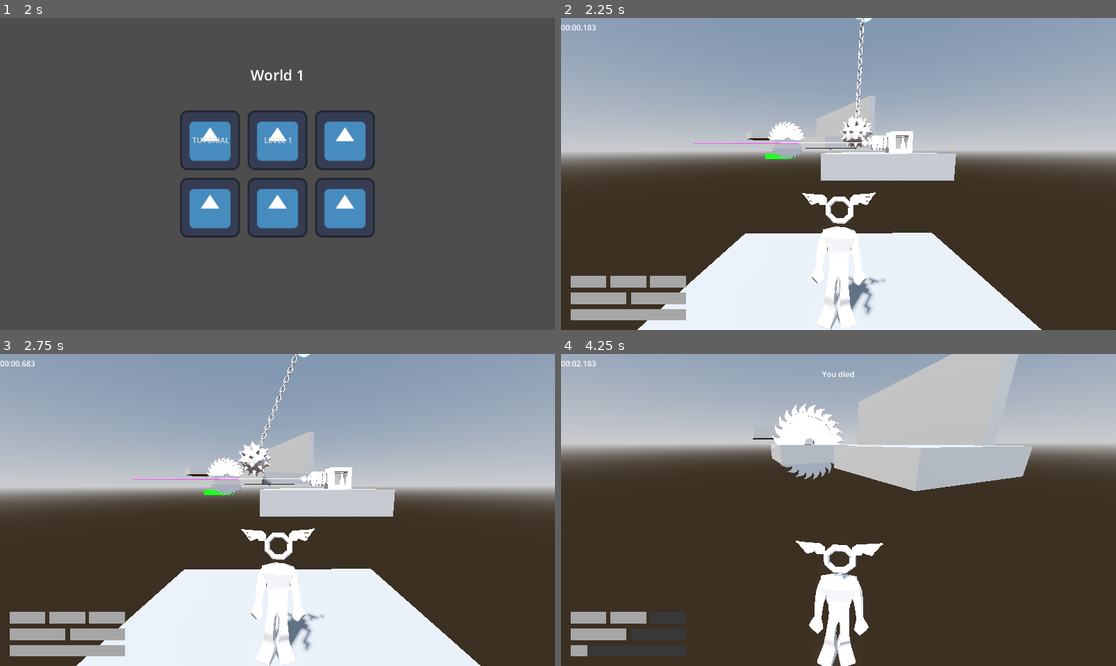
Above: before the commit, frames 1-4 (two rows, left to right).
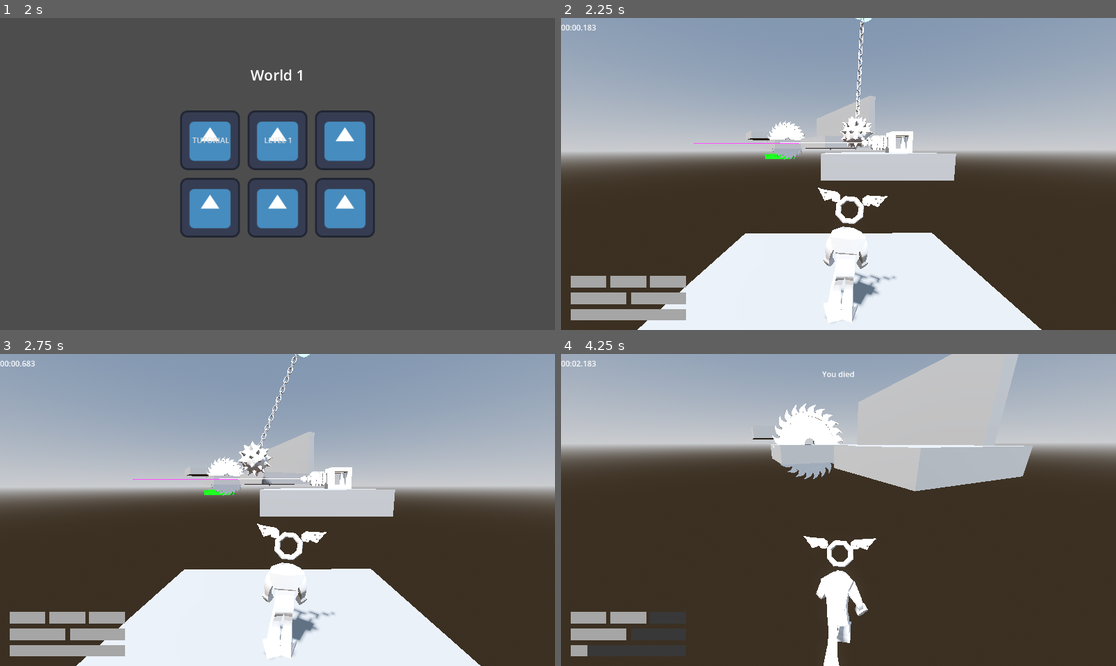
Above: after the commit, the same moments.

Repository: jpvds1/DDJD
Game: Godot game, scene res://scenes/game_controller.tscn
Two runs of this game, one before a commit and one after it. Both use one fixed random seed, a clock stepped at 60 frames per second and the inputs below. The engine's default icon, where the game draws it, is replaced by a stand-in: a white triangle on a blue panel in a dark square.
Inputs (mouse positions are in pixels of both pictures, inside the frame that each line leads up to):
- Up to frame 1 (2 s): click "Continue as Guest" at 0.5 s; click "Play" at 1.25 s
- Up to frame 2 (2.25 s): click "LEVEL 1" at 2 s
- Up to frame 3 (2.75 s): no input
- Up to frame 4 (4.25 s): move the mouse to (866, 510) at 2.77 s; hold Shift (sprint) 2.78-3.53 s; hold W (move_forwards) from 2.78 s (still down); tap Q (dash) at 2.85, 3.8 s; tap Space (jump) at 3.02, 3.77 s; move the mouse to (810, 510) at 3.52 s; tap Shift (sprint) at 3.6 s

Frame 1 is identical in both runs. In frame 2, 1.5% of the frame differs, in the area x 43-61%, y 54-100%; in frame 3, 1.5%; in frame 4, 1.8%, in the area x 42-59%, y 58-100%.

Commit message:
feat(player): trigger model animations via code

Diff:
--- a/platformer-game/scenes/player/capsule_character.tscn
+++ b/platformer-game/scenes/player/capsule_character.tscn
@@ -3,9 +3,9 @@
 [ext_resource type="Script" uid="uid://b5luiqoqvaysk" path="res://scripts/player/capsule_character.gd" id="1_5ji0x"]
 [ext_resource type="Script" uid="uid://vbnm1bywq1xw" path="res://scripts/player/stats_manager.gd" id="2_hsymh"]
 [ext_resource type="PackedScene" uid="uid://cu7ms8tx84a0l" path="res://assets/models/player/player.glb" id="2_tui4h"]
-[ext_resource type="AnimationLibrary" uid="uid://cpw380mthj1kh" path="res://assets/models/player/player_idle.glb" id="3_vaf6x"]
-[ext_resource type="AnimationLibrary" uid="uid://bj3kulxepjt6m" path="res://assets/models/player/player_run.glb" id="4_tui4h"]
+[ext_resource type="AnimationLibrary" uid="uid://c7mmexla4wmco" path="res://assets/models/player/player_idle.glb" id="3_vaf6x"]
 [ext_resource type="PackedScene" uid="uid://yixnuy1qohl7" path="res://assets/models/cosmetics/wings.glb" id="4_vaf6x"]
+[ext_resource type="AnimationLibrary" uid="uid://bmdjngcwo33tw" path="res://assets/models/player/player_sprint.glb" id="5_grw1r"]
 
 [sub_resource type="BoxShape3D" id="BoxShape3D_x7pql"]
 size = Vector3(0.81030273, 1.636039, 0.2841797)
@@ -26,7 +26,7 @@
 }
 
 [sub_resource type="Animation" id="Animation_hsymh"]
-resource_name = "dashing"
+resource_name = "dash"
 tracks/0/type = "value"
 tracks/0/imported = false
 tracks/0/enabled = true
@@ -41,7 +41,7 @@
 }
 
 [sub_resource type="Animation" id="Animation_x7pql"]
-resource_name = "sprinting"
+resource_name = "sprint"
 tracks/0/type = "value"
 tracks/0/imported = false
 tracks/0/enabled = true
@@ -56,7 +56,7 @@
 }
 
 [sub_resource type="Animation" id="Animation_vaf6x"]
-resource_name = "walking"
+resource_name = "walk"
 length = 0.001
 tracks/0/type = "value"
 tracks/0/imported = false
@@ -74,52 +74,53 @@
 [sub_resource type="AnimationLibrary" id="AnimationLibrary_vaf6x"]
 _data = {
 &"RESET": SubResource("Animation_5ji0x"),
-&"dashing": SubResource("Animation_hsymh"),
-&"sprinting": SubResource("Animation_x7pql"),
-&"walking": SubResource("Animation_vaf6x")
+&"dash": SubResource("Animation_hsymh"),
+&"sprint": SubResource("Animation_x7pql"),
+&"walk": SubResource("Animation_vaf6x")
 }
 
 [node name="CharacterBody3D" type="CharacterBody3D" unique_id=1782536310]
 script = ExtResource("1_5ji0x")
 
 [node name="Visuals" parent="." unique_id=1845075672 instance=ExtResource("2_tui4h")]
+transform = Transform3D(-1, 0, -8.742278e-08, 0, 1, 0, 8.742278e-08, 0, -1, 0, 0, 0)
 
 [node name="Skeleton3D" parent="Visuals/Armature" parent_id_path=PackedInt32Array(1845075672, 1978781392) index="0" unique_id=208187525]
-bones/0/position = Vector3(0.28413665, 1.043211, -72.668686)
-bones/0/rotation = Quaternion(-0.7164022, -0.0065697683, -0.005012034, 0.69763863)
-bones/1/rotation = Quaternion(0.008044599, -0.0010735022, -0.0009858861, 0.9999666)
-bones/2/rotation = Quaternion(0.008879403, -0.021636622, 0.0010653721, 0.999726)
-bones/3/rotation = Quaternion(0.008826754, -0.021608707, 0.0014434119, 0.9997266)
-bones/4/rotation = Quaternion(-0.023688922, 0.0073856916, -0.01263438, 0.9996123)
-bones/5/rotation = Quaternion(0.048196916, -0.014846555, 0.03154651, 0.99822915)
-bones/7/rotation = Quaternion(0.545025, 0.4271425, -0.6112303, 0.38326815)
+bones/0/position = Vector3(-8.551182, 1.1419334, -71.84393)
+bones/0/rotation = Quaternion(-0.7205917, 0.024835596, -0.0016878737, 0.69291276)
+bones/1/rotation = Quaternion(0.009369789, -0.004342946, 0.005944118, 0.999929)
+bones/2/rotation = Quaternion(0.010062981, -0.03238602, 0.015677327, 0.9993019)
+bones/3/rotation = Quaternion(0.009300081, -0.03215039, 0.01616354, 0.99930906)
+bones/4/rotation = Quaternion(-0.008335243, 0.01262092, -0.025332829, 0.9995647)
+bones/5/rotation = Quaternion(0.06090241, -0.022734977, 0.020915622, 0.99766564)
+bones/7/rotation = Quaternion(0.5668241, 0.39873832, -0.62601525, 0.35752374)
 bones/8/position = Vector3(5.8269643e-07, 12.347598, 5.5259097e-06)
-bones/8/rotation = Quaternion(0.42102507, 0.18949248, 0.14562418, 0.8749995)
-bones/9/rotation = Quaternion(-0.01782802, -7.3618256e-05, 0.2522427, 0.9674998)
-bones/11/rotation = Quaternion(0.5736821, -0.42480552, 0.55391544, 0.42849362)
-bones/12/rotation = Quaternion(0.45227867, -0.13534349, -0.1614457, 0.866638)
-bones/13/rotation = Quaternion(0.009912263, -1.482689e-05, -0.23405032, 0.97217405)
+bones/8/rotation = Quaternion(0.39248326, 0.23457661, 0.17797914, 0.87135196)
+bones/9/rotation = Quaternion(-0.018324047, -7.336728e-05, 0.2592575, 0.96563447)
+bones/11/rotation = Quaternion(0.5788464, -0.42039806, 0.55372465, 0.4261354)
+bones/12/rotation = Quaternion(0.42436072, -0.15418844, -0.17447336, 0.8750445)
+bones/13/rotation = Quaternion(0.009707158, -1.46664715e-05, -0.22920288, 0.9733303)
 bones/14/position = Vector3(-8.046627e-07, 20.167395, -2.1746382e-06)
-bones/15/rotation = Quaternion(0.039682675, 0.059003234, 0.9971156, -0.02654263)
-bones/16/rotation = Quaternion(-0.2092277, -0.07758976, -0.0007306187, 0.9747836)
-bones/17/rotation = Quaternion(0.5032476, -0.008436597, 0.00093430886, 0.8641006)
-bones/18/rotation = Quaternion(0.38848367, -0.01593852, 0.006762011, 0.921293)
-bones/20/rotation = Quaternion(-0.12320265, 0.060724493, 0.9888228, 0.057991818)
-bones/21/rotation = Quaternion(-0.17207843, 0.0320105, 0.009213135, 0.98451996)
-bones/22/rotation = Quaternion(0.45495754, 0.031836696, 0.019202895, 0.8897367)
-bones/23/rotation = Quaternion(0.38876563, 0.015793823, -0.006665527, 0.92117727)
+bones/15/rotation = Quaternion(0.057173915, 0.06149507, 0.99359155, -0.07566679)
+bones/16/rotation = Quaternion(-0.20944573, -0.08146676, 0.012957879, 0.9743346)
+bones/17/rotation = Quaternion(0.48155472, 0.014913679, -0.07447573, 0.87311864)
+bones/18/rotation = Quaternion(0.38878715, -0.015937211, 0.0067710513, 0.921165)
+bones/20/rotation = Quaternion(-0.088012606, 0.08867809, 0.99210465, 0.010878563)
+bones/21/rotation = Quaternion(-0.27304265, 0.05493524, 0.012546545, 0.9603502)
+bones/22/rotation = Quaternion(0.5305388, 0.04498634, -0.053481344, 0.8447749)
+bones/23/rotation = Quaternion(0.38938463, 0.01579098, -0.0066836053, 0.9209157)
 
 [node name="BoneAttachment3D" type="BoneAttachment3D" parent="Visuals/Armature/Skeleton3D" index="6" unique_id=1249076375]
-transform = Transform3D(0.9939466, -0.03087637, -0.10543724, 0.10737405, 0.06979523, 0.99176586, -0.023263112, -0.9970834, 0.07268801, 1.1771309, 1.0310693, -122.52934)
+transform = Transform3D(0.98801357, -0.11032225, -0.10797478, 0.12125461, 0.12175669, 0.9851257, -0.09553464, -0.98640984, 0.1336744, -11.990251, 0.8829109, -121.57286)
 bone_name = "mixamorig_Head"
 bone_idx = 5
 
 [node name="wings" parent="Visuals/Armature/Skeleton3D/BoneAttachment3D" unique_id=1597120664 instance=ExtResource("4_vaf6x")]
 transform = Transform3D(100, 0, 0, 0, 100, -5.820766e-09, 0, 5.820766e-09, 100, 0.07690239, 38.89086, -3.3907375)
 
-[node name="AnimationPlayer" type="AnimationPlayer" parent="Visuals" unique_id=898545548]
+[node name="AnimationPlayer" type="AnimationPlayer" parent="Visuals" unique_id=1410490377]
 libraries/player_idle = ExtResource("3_vaf6x")
-libraries/player_run = ExtResource("4_tui4h")
+libraries/player_sprint = ExtResource("5_grw1r")
 
 [node name="Hitbox" type="CollisionShape3D" parent="." unique_id=1754709375]
 transform = Transform3D(1, 0, 0, 0, 1, 0, 0, 0, 1, 0, 0.8235597, -0.045057356)
--- a/platformer-game/scripts/player/capsule_character.gd
+++ b/platformer-game/scripts/player/capsule_character.gd
@@ -5,6 +5,7 @@
 # ---------------------------------------------------------
 
 @onready var animation_player: AnimationPlayer = $Dash/AnimationPlayer
+@onready var character_animation_player: AnimationPlayer = $Visuals/AnimationPlayer
 @onready var dash_timer: Timer = $Dash/DashTimer
 @onready var dash_cooldown_timer: Timer = $Dash/DashCooldownTimer
 @onready var ray_cast_left: RayCast3D = $Raycasts/RayCast3DLeft
@@ -333,9 +334,9 @@
 	if is_sprinting:
 		target_speed = stats.sprint_speed.get_val()
 		accel = stats.ground_sprint_accel.get_val()
-		update_animation_state("sprinting")
+		update_animation_state("sprint")
 	else:
-		update_animation_state("walking")
+		update_animation_state("walk")
 
 	if not on_floor:
 		accel *= stats.air_accel_mult.get_val()
@@ -563,8 +564,7 @@
 	dash_cooldown_timer.start()
 
 	dash_cooldown_started.emit(dash_cooldown_timer.wait_time)
-
-	update_animation_state("dashing")
+	update_animation_state("dash")
 
 func cancel_dash_for_wall_run() -> void:
 	if not is_dashing:
@@ -597,9 +597,13 @@
 # Animation / Visual
 # ---------------------------------------------------------
 
-func update_animation_state(animation_name: String) -> void:
+func play_animation(animation_player: AnimationPlayer, animation_name: String) -> void:
 	if animation_player.current_animation != animation_name and animation_player.has_animation(animation_name):
 		animation_player.play(animation_name)
+
+func update_animation_state(animation_name: String) -> void:
+	play_animation(animation_player, animation_name)
+	play_animation(character_animation_player, "player_%s/%s" % [animation_name, animation_name])
 
 func _on_animation_player_animation_changed(old_name: StringName, new_name: StringName) -> void:
 	print("Animation changed from: " + old_name + " to " + new_name)
Binary file changed: platformer-game/assets/models/player/player_idle.glb
Not shown, changed: platformer-game/assets/models/player/player_idle.glb.import
Binary file removed: platformer-game/assets/models/player/player_run.glb
Binary file added: platformer-game/assets/models/player/player_sprint.glb
Not shown, changed: platformer-game/assets/models/player/player_sprint.glb.import
